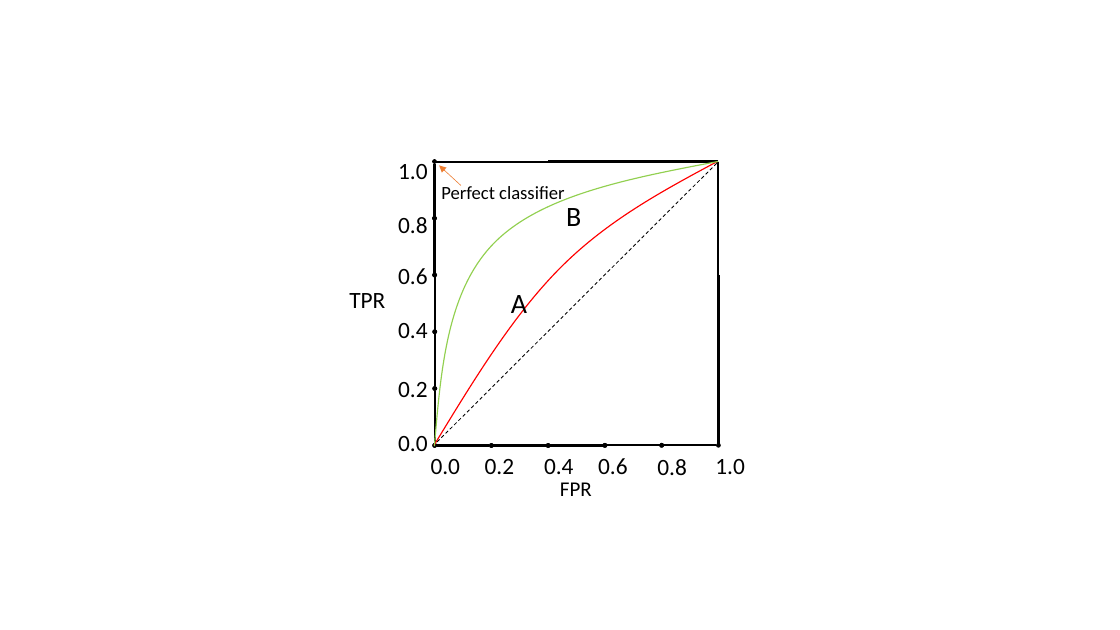
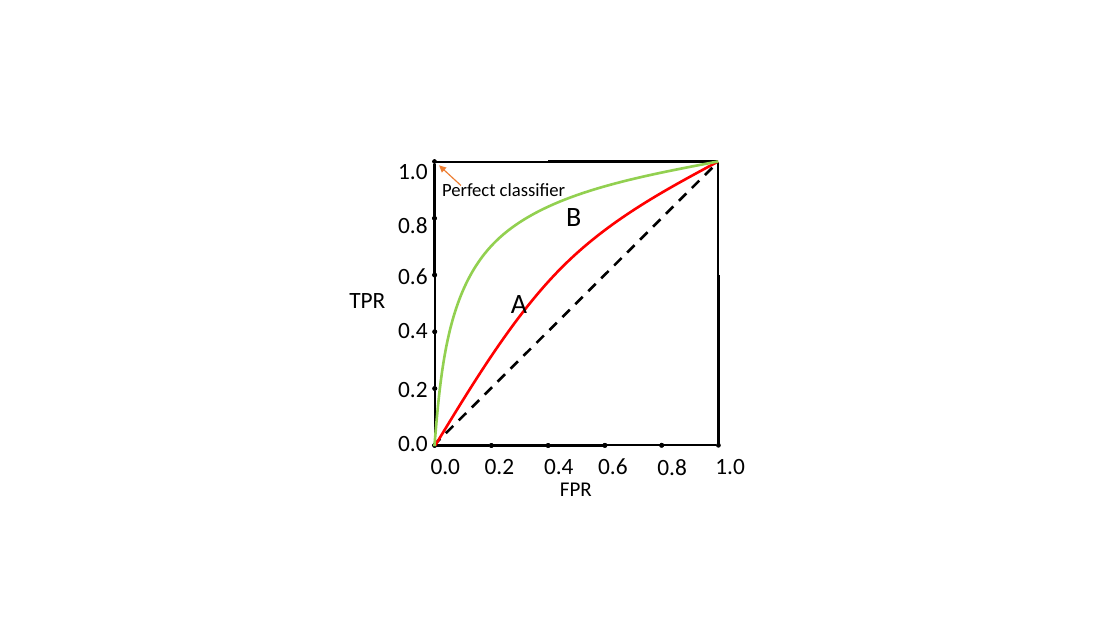
Before and after one commit to yangyutu/EssentialMath, a slide deck: slide 7 of figures/statisticalLearning/supervisedLearningPrinciples/SupervisedLearningPrinciplesFigures.pptx (slide 6 before the commit). Drawn at 1120x630 pixels with LibreOffice and Linux fonts; fonts in the diff are those of the drawing. Boxes give left, top, right and bottom in pixels: in the first picture for what was removed or moved away, otherwise in the second. Text is boxed around its words. In the diff, an @@ line names an element or a change of style, - is before the commit and + after.

```diff
--- a/figures/statisticalLearning/supervisedLearningPrinciples/SupervisedLearningPrinciplesFigures.pptx
+++ b/figures/statisticalLearning/supervisedLearningPrinciples/SupervisedLearningPrinciplesFigures.pptx
@@ line (433, 446) - (718, 163): stroke #000000 0.75 pt dashed to #000000 2.25 pt dashed @@
@@ freeform shape at [434, 161, 718, 446]: outline #92D050 1 pt to #92D050 2.25 pt @@
@@ freeform shape at [435, 161, 718, 445]: outline #FF0000 1 pt to #FF0000 2.25 pt; outline redrawn @@
@@ arrow (461, 186) - (439, 166): stroke #ED7D31 0.5 pt to #ED7D31 1 pt @@
```
Also in this commit, not shown: 1 other slide changed, 1 slide added, 19 other files.
